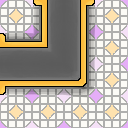
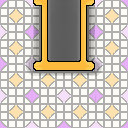
The second (128, 128) image is a revision of the first. Changes to its layers:
added layer "Flat end pipe" above "Flat End Pipe Shadow" over <box>33,29,95,71</box>
added layer "Flat End Pipe Shadow" above "End Pipe" over <box>26,29,102,106</box>
hid "Corner Pipe" over <box>0,29,95,95</box>
hid "Corner Pipe Shadow" over <box>0,29,95,98</box>
